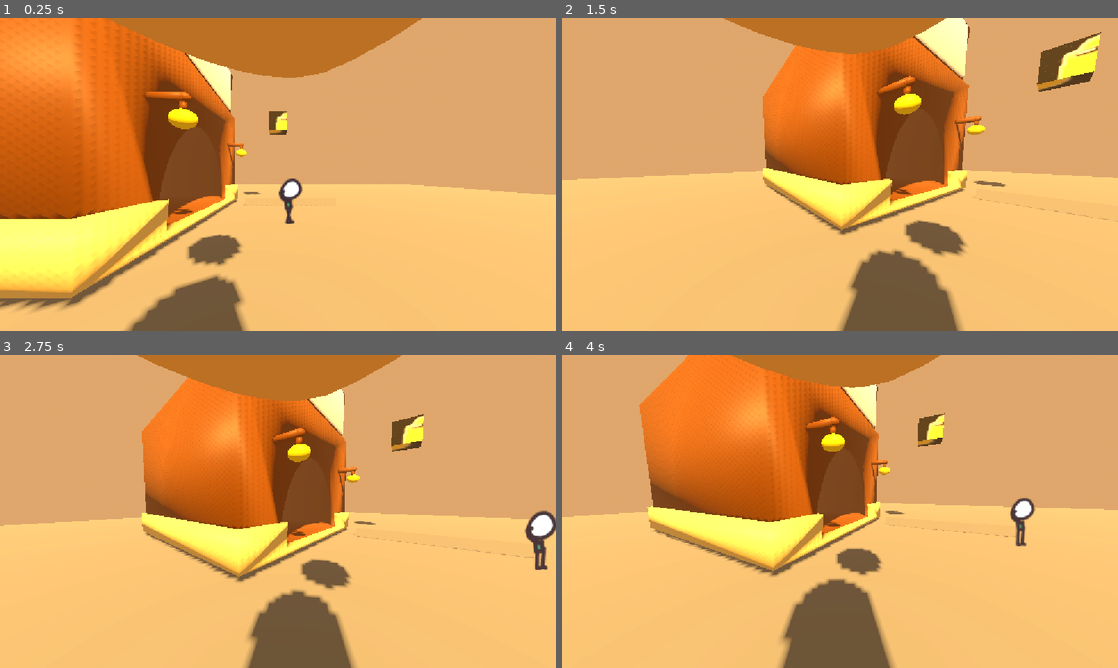
Above: before the commit, frames 1-4 (two rows, left to right).
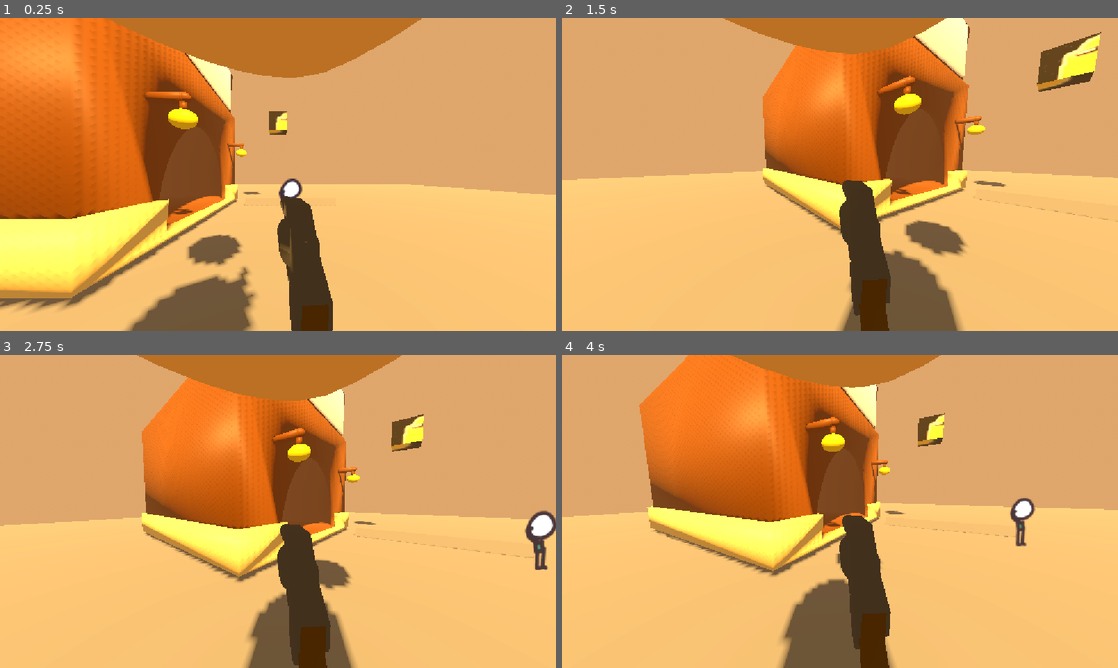
Above: after the commit, the same moments.

Repository: catbot109-blip/One-Roll
Game: Godot game, scene res://character_body_3d.tscn
Two runs of this game, one before a commit and one after it. Both use one fixed random seed, a clock stepped at 60 frames per second and the inputs below.
Inputs (mouse positions are in pixels of both pictures, inside the frame that each line leads up to):
- Up to frame 1 (0.25 s): no input
- Up to frame 2 (1.5 s): tap Enter (ui_accept) at 0.5, 0.77 s; move the mouse to (962, 158) at 0.52 s; hold Right (ui_right) 0.53-1.28 s; tap E (interact) at 0.6 s; click (962, 158) at 0.8 s; move the mouse to (812, 174) at 1.27 s; hold Up (ui_up) from 1.28 s (still down); click (812, 174) at 1.35 s
- Up to frame 3 (2.75 s): keep holding Up (ui_up); tap Enter (ui_accept) at 1.52 s; tap E (interact) at 1.55, 2.1 s; move the mouse to (289, 505) at 2.02 s; click (289, 505) at 2.3 s
- Up to frame 4 (4 s): keep holding Up (ui_up); move the mouse to (834, 517) at 2.77 s; click (834, 517) at 2.85 s; tap Enter (ui_accept) at 3.02, 3.77 s; tap E (interact) at 3.05 s; move the mouse to (878, 514) at 3.52 s; hold Shift from 3.53 s (still down); click (878, 514) at 3.8 s

The runs differ from the first frame. In frame 1, 3.4% of the frame differs, in the area x 41-60%, y 56-100%; in frame 2, 3.0%; in frame 3, 3.0%; in frame 4, 3.0%.

Commit message:
added sfx talk and shoot

Diff:
--- /dev/null
+++ b/camera_3d.gd
@@ -0,0 +1,43 @@
+extends Camera3D
+
+@export var damage: int = 25
+@export var max_range: float = 100.0
+@export var fire_cooldown: float = 0.4
+
+# Audio node reference
+@onready var gun_audio: AudioStreamPlayer3D = $GunAudio
+
+var cooldown_timer: float = 0.0
+
+func _physics_process(delta: float) -> void:
+	if cooldown_timer > 0.0:
+		cooldown_timer -= delta
+
+	if Input.is_action_just_pressed("shoot") and cooldown_timer <= 0.0:
+		_shoot()
+		cooldown_timer = fire_cooldown
+
+func _shoot() -> void:
+	# Play gun sound effect
+	if gun_audio and gun_audio.stream:
+		gun_audio.play()
+
+	var world_3d := get_world_3d()
+	if not world_3d:
+		return
+
+	var space_state := world_3d.direct_space_state
+	var from: Vector3 = global_position
+	var to: Vector3 = from - global_transform.basis.z * max_range
+
+	var query := PhysicsRayQueryParameters3D.create(from, to)
+	query.collide_with_bodies = true
+
+	var result := space_state.intersect_ray(query)
+
+	# In Godot 4, the object key is "collider", not "body"
+	if result and result.has("collider"):
+		var hit_body: Object = result["collider"]
+		print("Hit: ", hit_body.name)
+		if hit_body.has_method("take_damage"):
+			hit_body.take_damage(damage)
--- a/character_body_3d.tscn
+++ b/character_body_3d.tscn
@@ -1,16 +1,20 @@
 [gd_scene format=3 uid="uid://b0fvss7b4l8r"]
 
+[ext_resource type="Script" uid="uid://dytem65vgc5v4" path="res://camera_3d.gd" id="1_18j2g"]
+[ext_resource type="PackedScene" uid="uid://bfb0bwow3gjxv" path="res://pewpewpistolofdespair2.glb" id="1_gy32l"]
 [ext_resource type="PackedScene" uid="uid://cehmwt1gk07g5" path="res://notverycowboyhat.glb" id="1_obynr"]
 [ext_resource type="PackedScene" uid="uid://xc60ns1xl2r1" path="res://WATERHOUSSSFIXED.glb" id="2_fb3t6"]
 [ext_resource type="Script" uid="uid://gu8afi8yuqon" path="res://area_3d.gd" id="2_u3olo"]
 [ext_resource type="Texture2D" uid="uid://xf70udc1gt63" path="res://mdurrr-removebg-preview.png" id="3_nvtkd"]
 [ext_resource type="PackedScene" uid="uid://cp3epv4giuawx" path="res://table.glb" id="3_vd578"]
+[ext_resource type="AudioStream" uid="uid://clibjhjjy1uhq" path="res://untitled.mp3" id="4_4wng8"]
 [ext_resource type="PackedScene" uid="uid://c672g3bplm1m4" path="res://chair.glb" id="4_c7tqt"]
 [ext_resource type="PackedScene" uid="uid://dwvjq6u5kuqms" path="res://WATERmug.glb" id="5_nl27k"]
 [ext_resource type="Script" uid="uid://cucs20auwfi30" path="res://citizen.gd" id="7_ew7rt"]
 [ext_resource type="Texture2D" uid="uid://bqgkb21hjdnm7" path="res://citizen_idle1.png" id="8_u3olo"]
 [ext_resource type="Texture2D" uid="uid://6vdysspkk6kj" path="res://dedcitizensprite.png" id="9_gy32l"]
 [ext_resource type="Texture2D" uid="uid://b0drufrv5fwlu" path="res://citizen_walk1.png" id="9_nvtkd"]
+[ext_resource type="AudioStream" uid="uid://mgo0ntjfxpjn" path="res://talksound.mp3" id="14_ltcqi"]
 
 [sub_resource type="ProceduralSkyMaterial" id="ProceduralSkyMaterial_bu0v1"]
 sky_horizon_color = Color(0.66224277, 0.6717428, 0.6867428, 1)
@@ -202,7 +206,7 @@
 [sub_resource type="SphereMesh" id="SphereMesh_204hi"]
 
 [sub_resource type="BoxShape3D" id="BoxShape3D_nrhr1"]
-size = Vector3(1, 1.1113281, 1)
+size = Vector3(0.33703613, 1.1113281, 0.28637695)
 
 [sub_resource type="AtlasTexture" id="AtlasTexture_gy32l"]
 atlas = ExtResource("8_u3olo")
@@ -314,6 +318,13 @@
 
 [node name="Camera3D" type="Camera3D" parent="MeshInstance3D/CharacterBody3D/Neck" unique_id=1276985998]
 fov = 90.0
+script = ExtResource("1_18j2g")
+
+[node name="GunAudio" type="AudioStreamPlayer3D" parent="MeshInstance3D/CharacterBody3D/Neck/Camera3D" unique_id=40472879]
+stream = ExtResource("4_4wng8")
+
+[node name="pewpewpistolofdespair2" parent="MeshInstance3D/CharacterBody3D/Neck" unique_id=1600705181 instance=ExtResource("1_gy32l")]
+transform = Transform3D(-0.025446704, 0, 0.49935204, 0, 0.5, 0, -0.49935204, 0, -0.025446704, 0.121917486, -0.79804087, -0.6181464)
 
 [node name="notverycowboyhat" parent="MeshInstance3D/CharacterBody3D/Neck" unique_id=1619238862 instance=ExtResource("1_obynr")]
 transform = Transform3D(-0.22857992, 0, 0.07463524, 0, 0.28, 0, -0.058713052, 0, -0.2905677, -0.019812405, 0.33749163, -0.038889766)
@@ -395,7 +406,7 @@
 script = ExtResource("7_ew7rt")
 
 [node name="CollisionShape3D" type="CollisionShape3D" parent="Citizen" unique_id=933185316]
-transform = Transform3D(1, 0, 0, 0, 1, 0, 0, 0, 1, 0, 0.556, 0.034)
+transform = Transform3D(1, 0, 0, 0, 1, 0, 0, 0, 1, -0.0053100586, 0.556, -0.0014906302)
 shape = SubResource("BoxShape3D_nrhr1")
 
 [node name="AnimatedSprite3D" type="AnimatedSprite3D" parent="Citizen" unique_id=281419437]
@@ -407,3 +418,6 @@
 [node name="Label3D" type="Label3D" parent="Citizen" unique_id=1571107136]
 transform = Transform3D(1, 0, 0, 0, 1, 0, 0, 0, 1, 0, 1.4078565, 0)
 billboard = 1
+
+[node name="TalkAudio" type="AudioStreamPlayer3D" parent="Citizen" unique_id=912203757]
+stream = ExtResource("14_ltcqi")
--- a/citizen.gd
+++ b/citizen.gd
@@ -11,8 +11,13 @@
 
 @export var interact_cooldown: float = 1.0
 
+# Pitch variation range for the talk SFX
+@export var pitch_min: float = 0.95
+@export var pitch_max: float = 2
+
 @onready var sprite: AnimatedSprite3D = $AnimatedSprite3D
 @onready var label: Label3D = $Label3D
+@onready var talk_audio: AudioStreamPlayer3D = $TalkAudio
 
 var start_position: Vector3
 var target_position: Vector3
@@ -22,7 +27,7 @@
 var cooldown_timer: float = 0.0
 var dialogue_display_time: float = 0.0
 
-# var is_dead: bool = false
+var is_dead: bool = false
 
 func _ready() -> void:
 	sprite.play("idle")
@@ -30,13 +35,9 @@
 	start_position = global_position
 	_pick_new_target()
 
-	# TEMP TEST - remove these two lines once you confirm death animation works
-	# await get_tree().create_timer(3.0).timeout
-	# _die()
-
 func _physics_process(delta: float) -> void:
-	# if is_dead:
-	# 	return
+	if is_dead:
+		return
 
 	if cooldown_timer > 0.0:
 		cooldown_timer -= delta
@@ -83,8 +84,7 @@
 	is_waiting = false
 
 func can_interact() -> bool:
-	# Updated check so interaction works without checking is_dead
-	return cooldown_timer <= 0.0 # and not is_dead
+	return cooldown_timer <= 0.0 and not is_dead
 
 func interact() -> String:
 	if not can_interact():
@@ -97,13 +97,22 @@
 	label.text = line
 	dialogue_display_time = 3.0
 	cooldown_timer = interact_cooldown
+
+	# Play dialogue sound effect immediately
+	if talk_audio and talk_audio.stream:
+		talk_audio.pitch_scale = randf_range(pitch_min, pitch_max)
+		talk_audio.play()
+
 	return line
 
-# func _die() -> void:
-# 	if is_dead:
-# 		return
-#
-# 	is_dead = true
-# 	sprite.play("dead")
-# 	await sprite.animation_finished
-# 	queue_free()
+func take_damage(_amount: int) -> void:
+	if is_dead:
+		return
+	_die()
+
+func _die() -> void:
+	if is_dead:
+		return
+
+	is_dead = true
+	sprite.play("dead")
Not shown, added: camera_3d.gd.uid
Binary file added: pewpewpistolofdespair2.glb
Not shown, added: pewpewpistolofdespair2.glb.import
Not shown, added: talksound.mp3.import
Not shown, added: untitled.mp3.import
Not shown, added: talksound.mp3
Not shown, added: untitled.mp3
